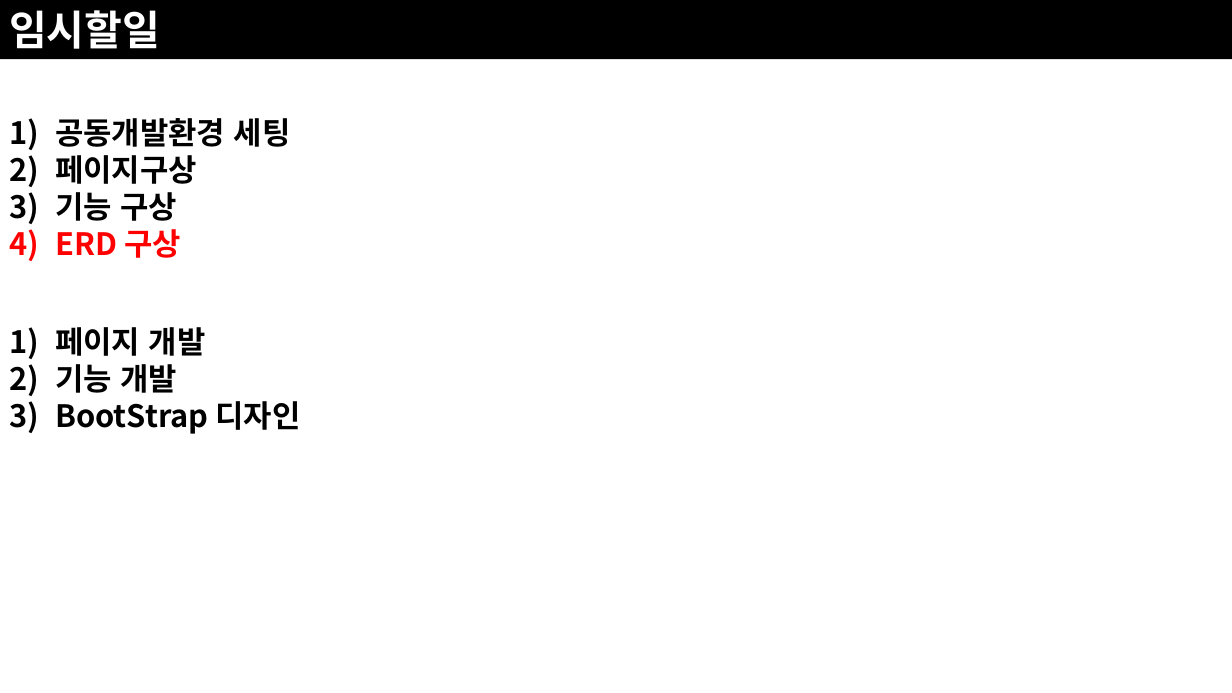
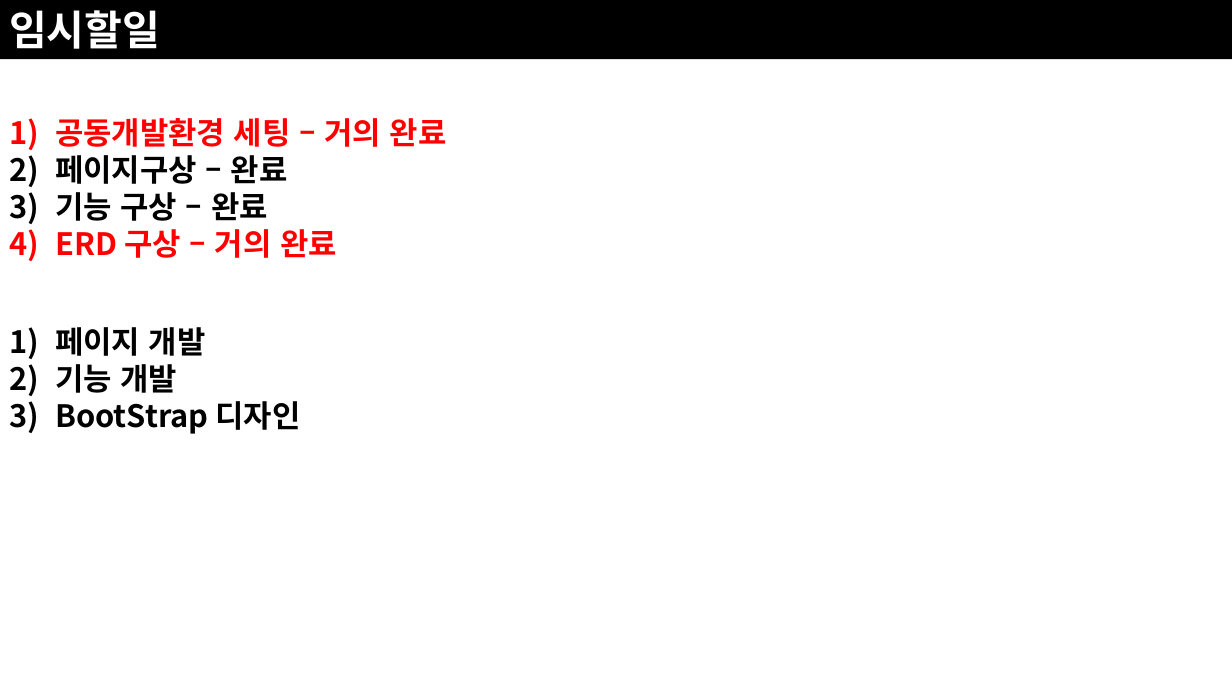
Before and after one commit to JoSihun/CGVR_Lab, a slide deck: slide 51 of documents/01_프로젝트_개발계획.pptx (slide 31 before the commit). Drawn at 1232x693 pixels with LibreOffice and Linux fonts; fonts in the diff are those of the drawing. Boxes give left, top, right and bottom in pixels: in the first picture for what was removed or moved away, otherwise in the second. Text is boxed around its words. In the diff, an @@ line names an element or a change of style, - is before the commit and + after.

```diff
--- a/documents/01_프로젝트_개발계획.pptx
+++ b/documents/01_프로젝트_개발계획.pptx
@@ text at (55, 118, 447, 258): text changed; text colour #000000 to #FF0000 @@
-1) 공동개발환경 세팅
-2) 페이지구상
-3) 기능 구상
-4) ERD 구상
+1) 공동개발환경 세팅 – 거의 완료
+2) 페이지구상 – 완료
+3) 기능 구상 – 완료
+4) ERD 구상 – 거의 완료
```
Also in this commit, not shown: 21 other slides changed, 24 slides added, 4 slides removed, 4 other files.
